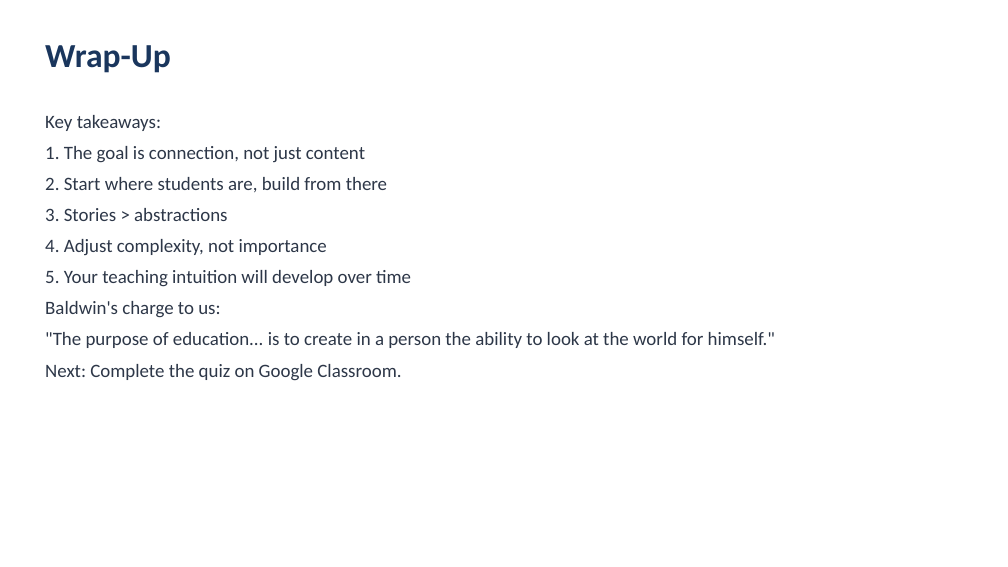
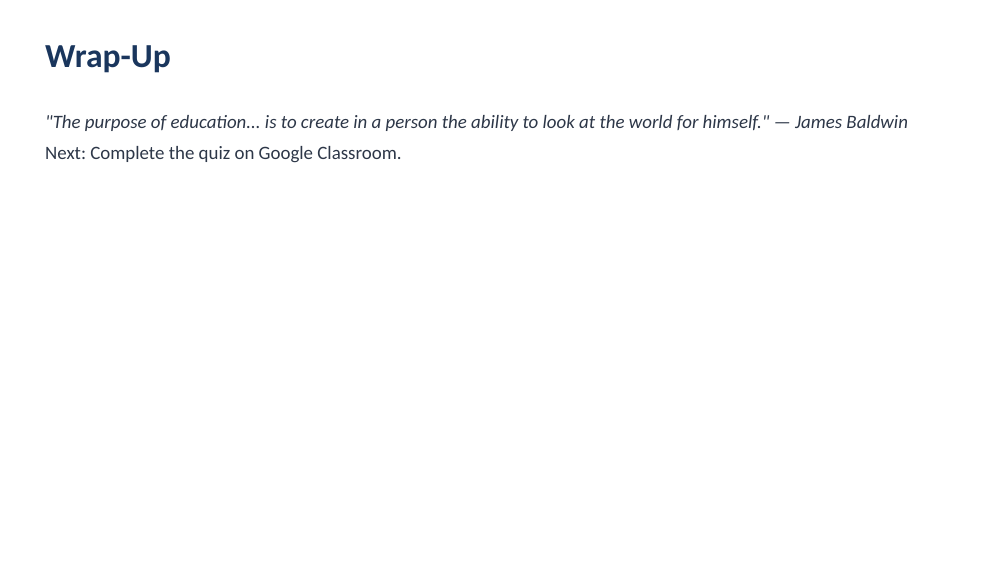
Before and after one commit to bme-wacoisd/tea, a slide deck: slide 14 of lessons/01-james-baldwin-civil-rights/slides.pptx. Drawn at 1008x567 pixels with LibreOffice and Linux fonts; fonts in the diff are those of the drawing. Boxes give left, top, right and bottom in pixels: in the first picture for what was removed or moved away, otherwise in the second. Text is boxed around its words. In the diff, an @@ line names an element or a change of style, - is before the commit and + after.

```diff
--- a/lessons/01-james-baldwin-civil-rights/slides.pptx
+++ b/lessons/01-james-baldwin-civil-rights/slides.pptx
@@ text at (45,115,908,131): text changed; italic on @@
-Key takeaways:
-1. The goal is connection, not just content
-2. Start where students are, build from there
-3. Stories > abstractions
-4. Adjust complexity, not importance
-5. Your teaching intuition will develop over time
-Baldwin's charge to us:
-"The purpose of education... is to create in a person the ability to look at the world for himself."
+"The purpose of education... is to create in a person the ability to look at the world for himself." — James Baldwin
```
Also in this commit, not shown: 13 other slides changed, 3 other files.
